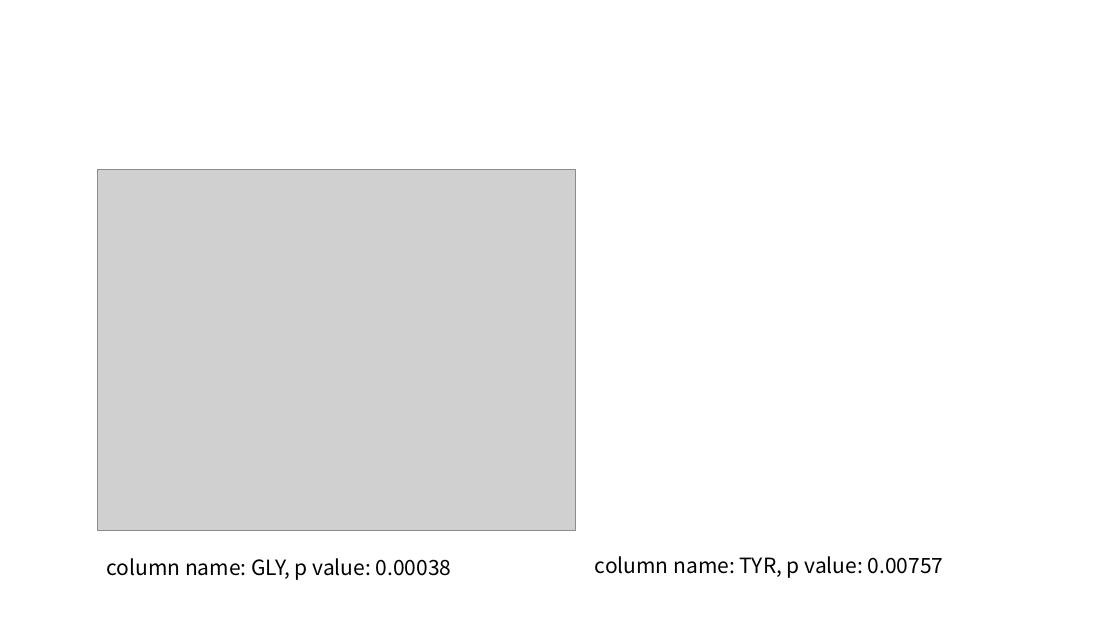
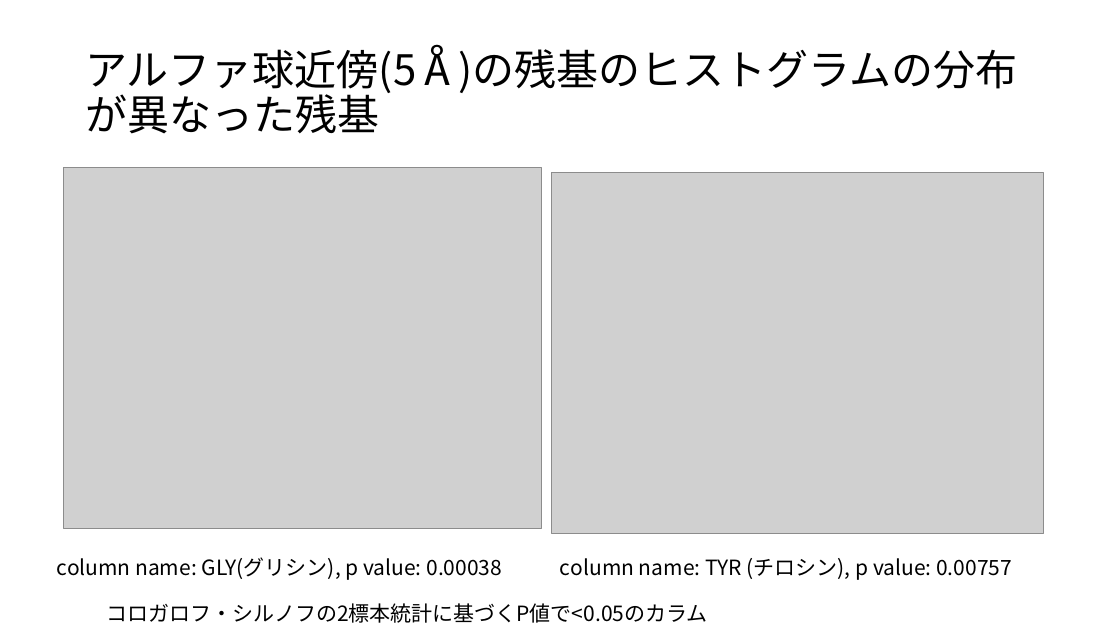
Before and after one commit to MasahitoKumada/research, a slide deck: slide 5 of 2021/doc/進捗0928.pptx. Drawn at 1120x630 pixels with LibreOffice and Linux fonts; fonts in the diff are those of the drawing; grey boxes stand for pictures. Boxes give left, top, right and bottom in pixels: in the first picture for what was removed or moved away, otherwise in the second. Text is boxed around its words. In the diff, an @@ line names an element or a change of style, - is before the commit and + after.

```diff
--- a/2021/doc/進捗0928.pptx
+++ b/2021/doc/進捗0928.pptx
@@ title added at bbox=[85, 44, 1017, 134], 36 pt, text #000000 @@
+アルファ球近傍(5Å)の残基のヒストグラムの分布が異なった残基
@@ picture: place and size @@
-picture at bbox=[97, 170, 575, 531]
+picture at bbox=[64, 167, 541, 528]
@@ picture added at bbox=[552, 172, 1044, 534] @@
@@ text at bbox=[56, 557, 502, 580]: text changed @@
-column name: GLY, p value: 0.00038
+column name: GLY(グリシン), p value: 0.00038
@@ text at bbox=[560, 558, 1012, 580]: text changed @@
-column name: TYR, p value: 0.00757
+column name: TYR (チロシン), p value: 0.00757
@@ text added at bbox=[106, 603, 708, 623], 18 pt, text #000000 @@
+コロガロフ・シルノフの2標本統計に基づくP値で<0.05のカラム
```
Also in this commit, not shown: 2 other slides changed, 1 slide added, 1 slide removed.
